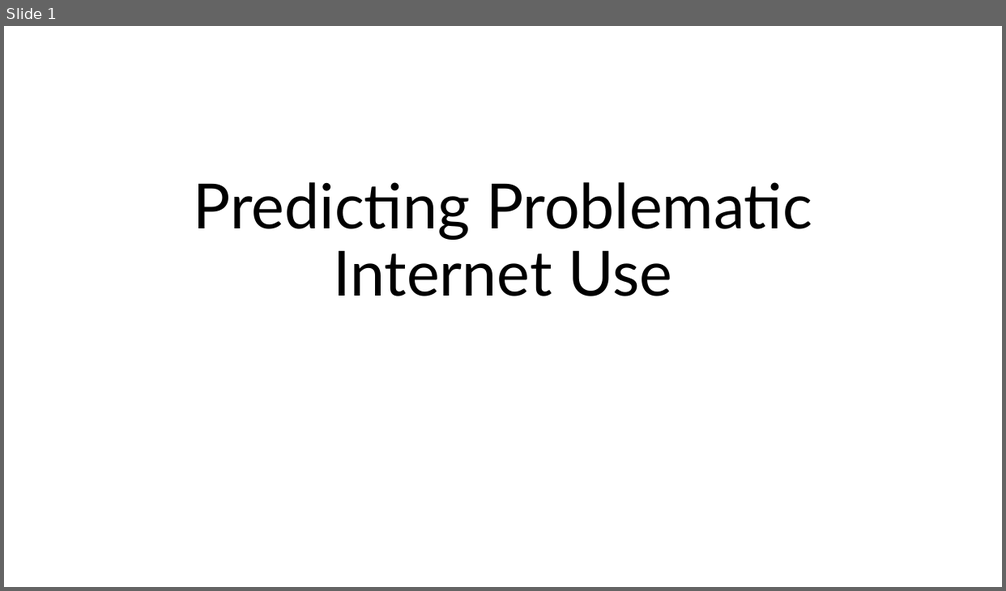
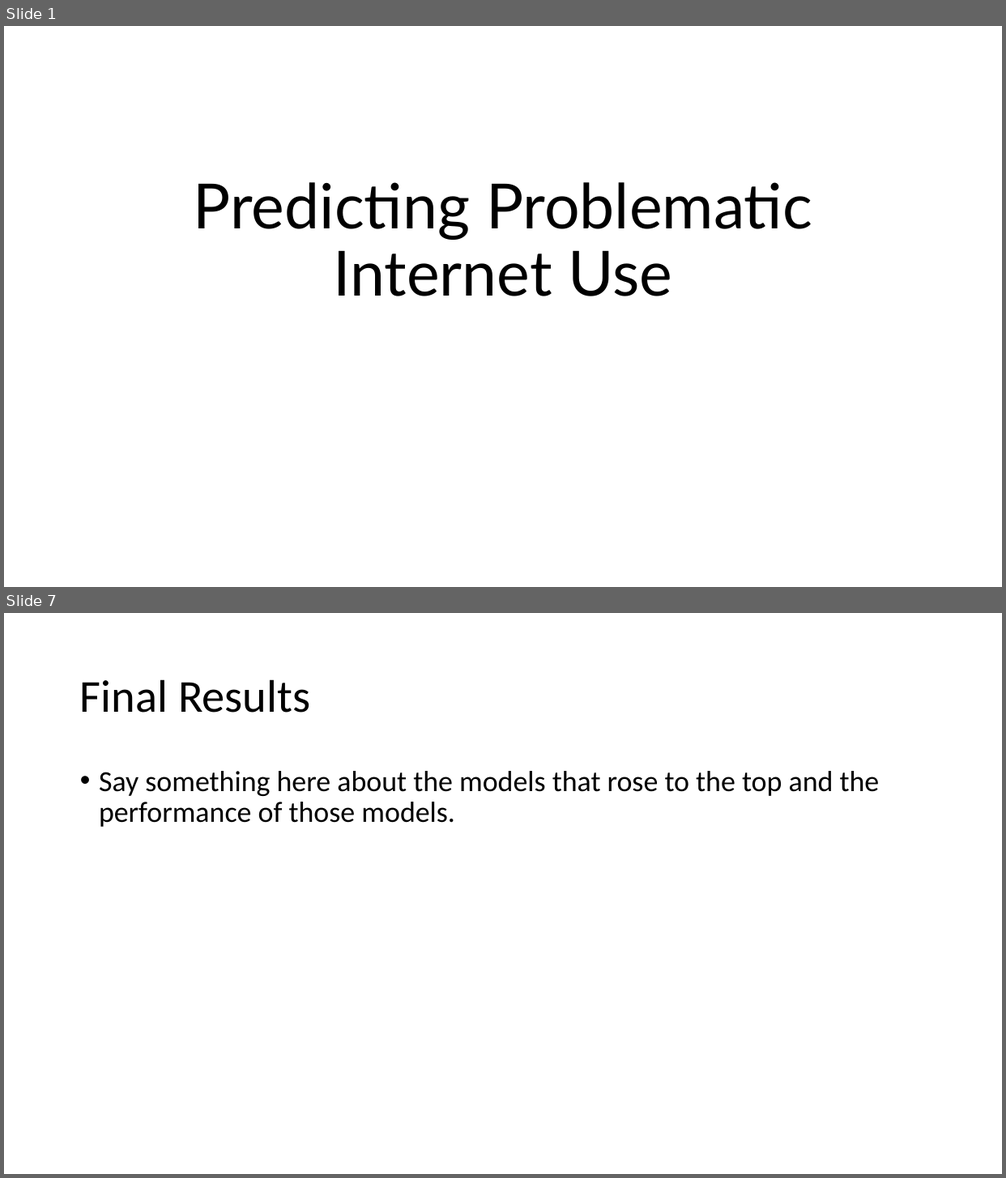
Before and after one commit to aarondweinberg/CMI_problematic_internet_use, a slide deck: Presentation/Problematic Internet Use Video.pptx. Shown one above the other, each under a label of ours: slide 1 before the commit, slides 1 and 7 after it; the slides between them are not shown. The pictures are 1006x591 and 1006x1178 pixels, drawn with LibreOffice and Linux fonts; fonts in the diff are those of the drawing. Boxes give left, top, right and bottom in pixels: in the first picture for what was removed or moved away, otherwise in the second. Text is boxed around its words. In the diff, an @@ line names an element or a change of style, - is before the commit and + after.

```diff
--- a/Presentation/Problematic Internet Use Video.pptx
+++ b/Presentation/Problematic Internet Use Video.pptx
@@ slide 7 added at (x1=4, y1=613, x2=1002, y2=1174), background #FFFFFF @@
@@ title added at (x1=80, y1=679, x2=310, y2=713), 44 pt, text #000000 @@
+Final Results
@@ text added at (x1=99, y1=771, x2=880, y2=827), 28 pt, text #000000 @@
+• Say something here about the models that rose to the top and the performance of those models.
```
Also in this commit, not shown: 5 other slides added, 1 slide removed, 5 other files.
